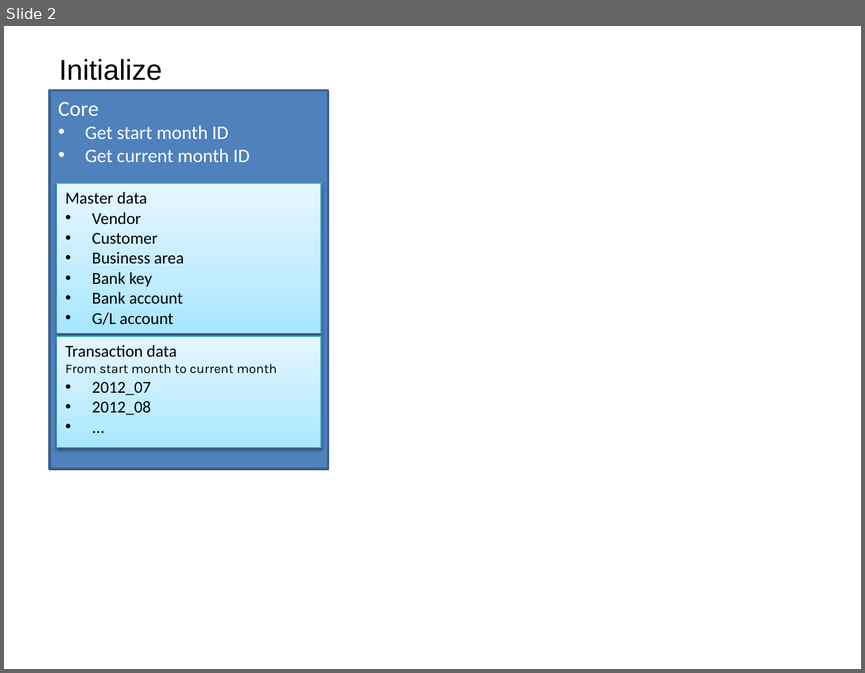
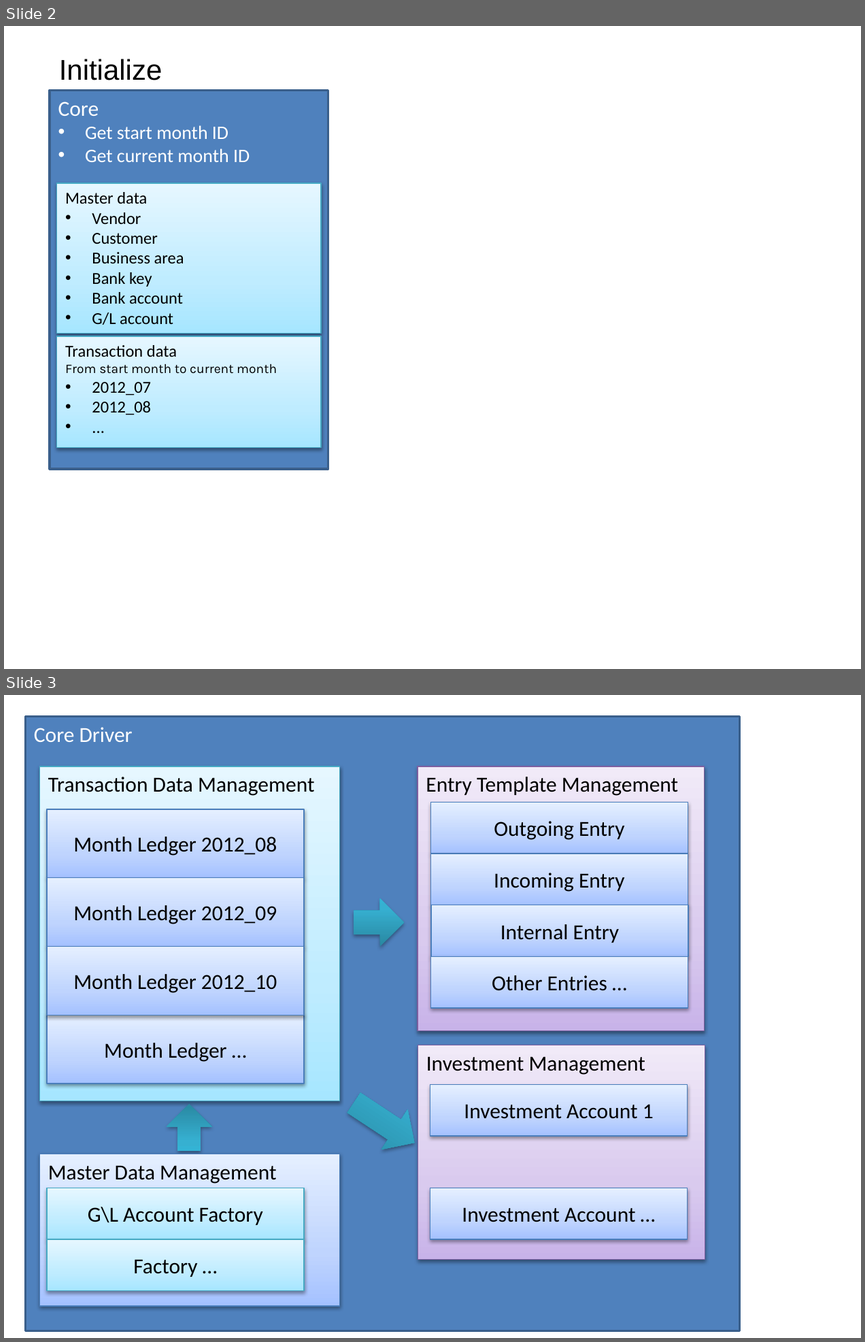
Before and after one commit to dineshmetkari/family-accounting, a slide deck: doc/ACH_DOC.pptx. Shown one above the other, each under a label of ours: slide 2 before the commit, slides 2 and 3 after it. The pictures are 865x673 and 865x1342 pixels, drawn with LibreOffice and Linux fonts; fonts in the diff are those of the drawing. Boxes give left, top, right and bottom in pixels: in the first picture for what was removed or moved away, otherwise in the second. Text is boxed around its words. In the diff, an @@ line names an element or a change of style, - is before the commit and + after.

```diff
--- a/doc/ACH_DOC.pptx
+++ b/doc/ACH_DOC.pptx
@@ slide 3 added at <box>4,695,861,1338</box>, background #FFFFFF @@
@@ group added at <box>26,717,739,1331</box>: 18 rectangles, 2 right arrows, 1 down arrow @@
+Core Driver
+Transaction Data Management
+Month Ledger 2012_08
+Month Ledger 2012_09
+Month Ledger …
+Month Ledger 2012_10
+Master Data Management
+G\L Account Factory
+Factory …
+Entry Template Management
+Outgoing Entry
+Incoming Entry
+Internal Entry
+Other Entries …
+Investment Management
+Investment Account 1
+Investment Account …
```
Also in this commit, not shown: 1 slide removed, 1 other file.
